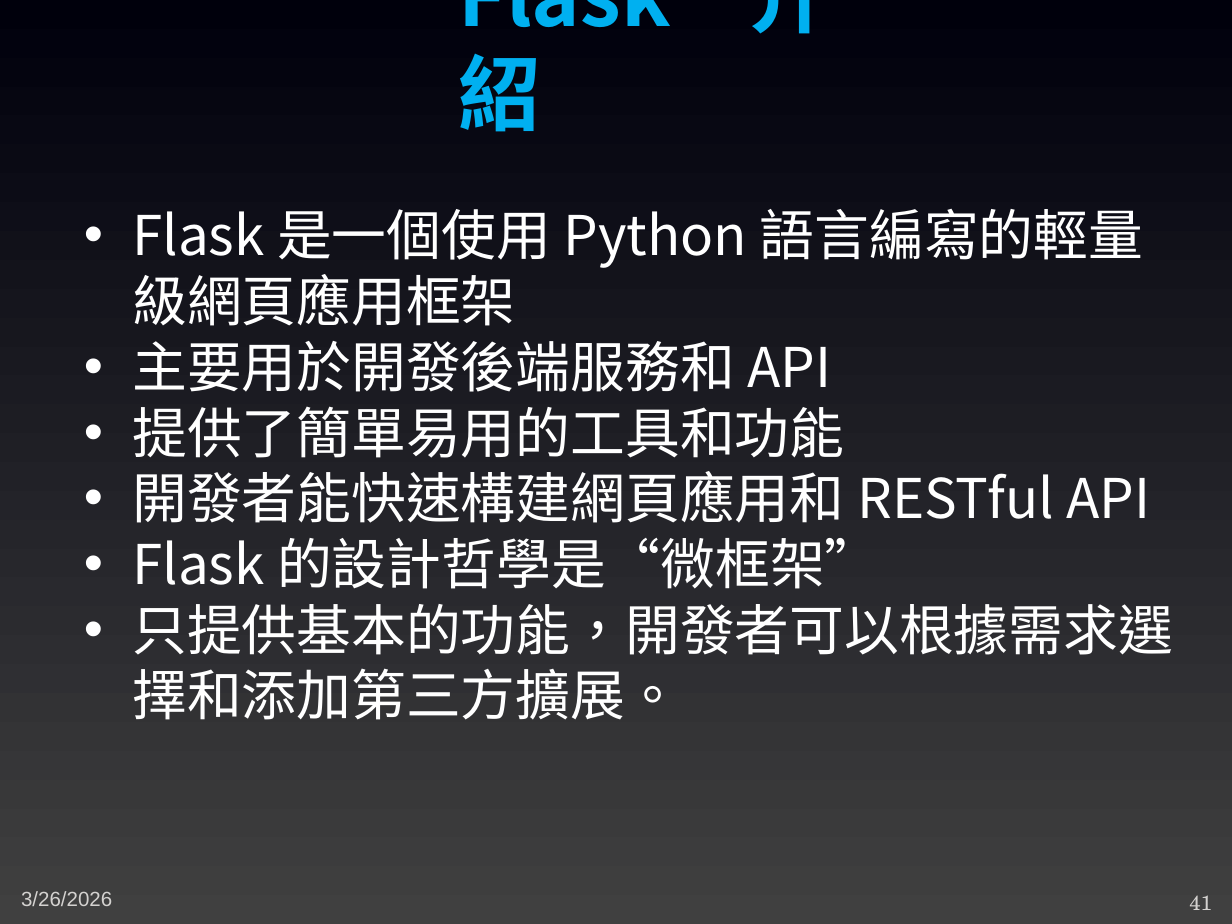
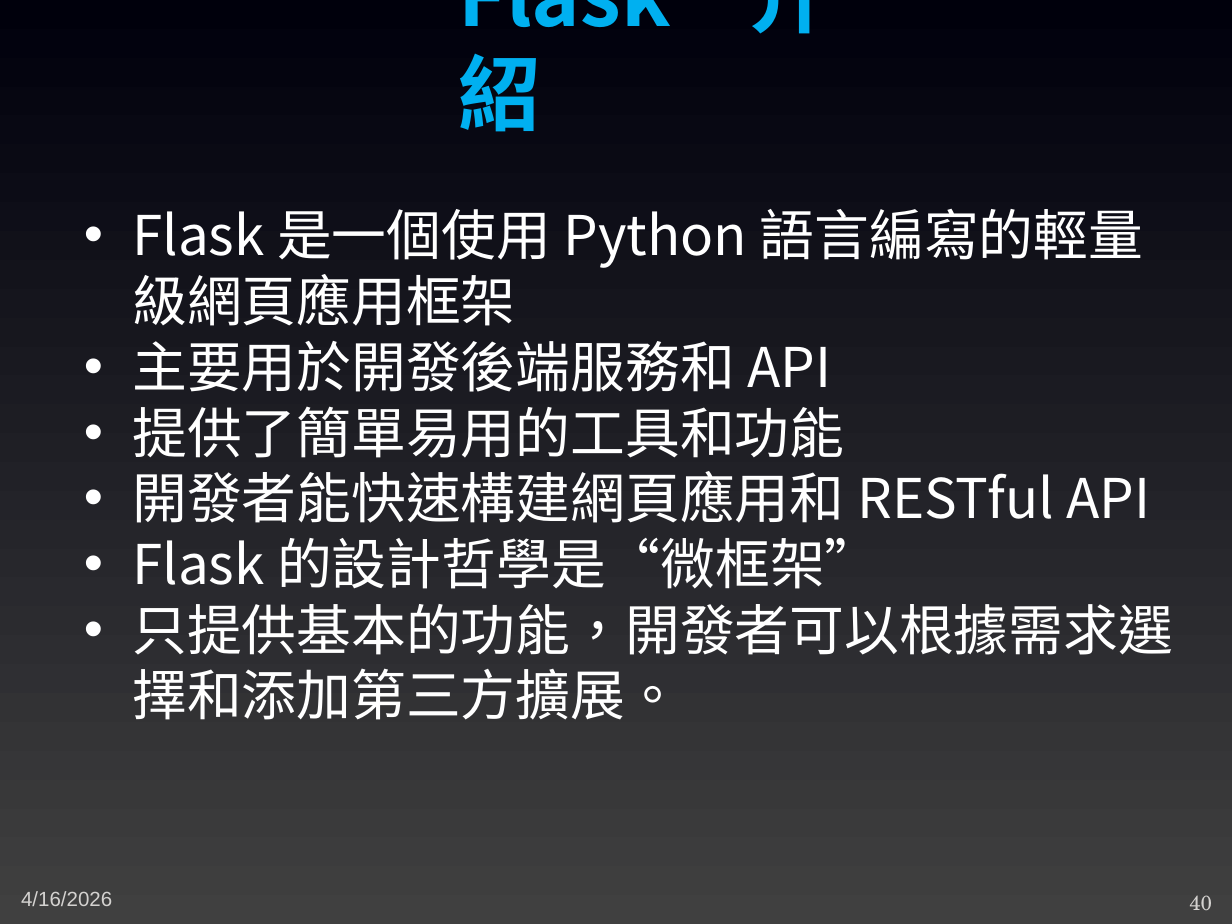
Before and after one commit to joshhu/mustlinebot2026, a slide deck: slide 40 of Slides/05. 基礎觀念及知識.pptx (slide 41 before the commit). Drawn at 1232x924 pixels with LibreOffice and Linux fonts; fonts in the diff are those of the drawing. Boxes give left, top, right and bottom in pixels: in the first picture for what was removed or moved away, otherwise in the second. Text is boxed around its words. In the diff, an @@ line names an element or a change of style, - is before the commit and + after.

```diff
--- a/Slides/05. 基礎觀念及知識.pptx
+++ b/Slides/05. 基礎觀念及知識.pptx
@@ text at (21, 891, 112, 906): text changed @@
-3/26/2026
+4/16/2026
@@ page number at (1189, 895, 1212, 910): text changed @@
-41
+40
```
Also in this commit, not shown: 9 other slides changed, 1 slide removed, 3 other files.
